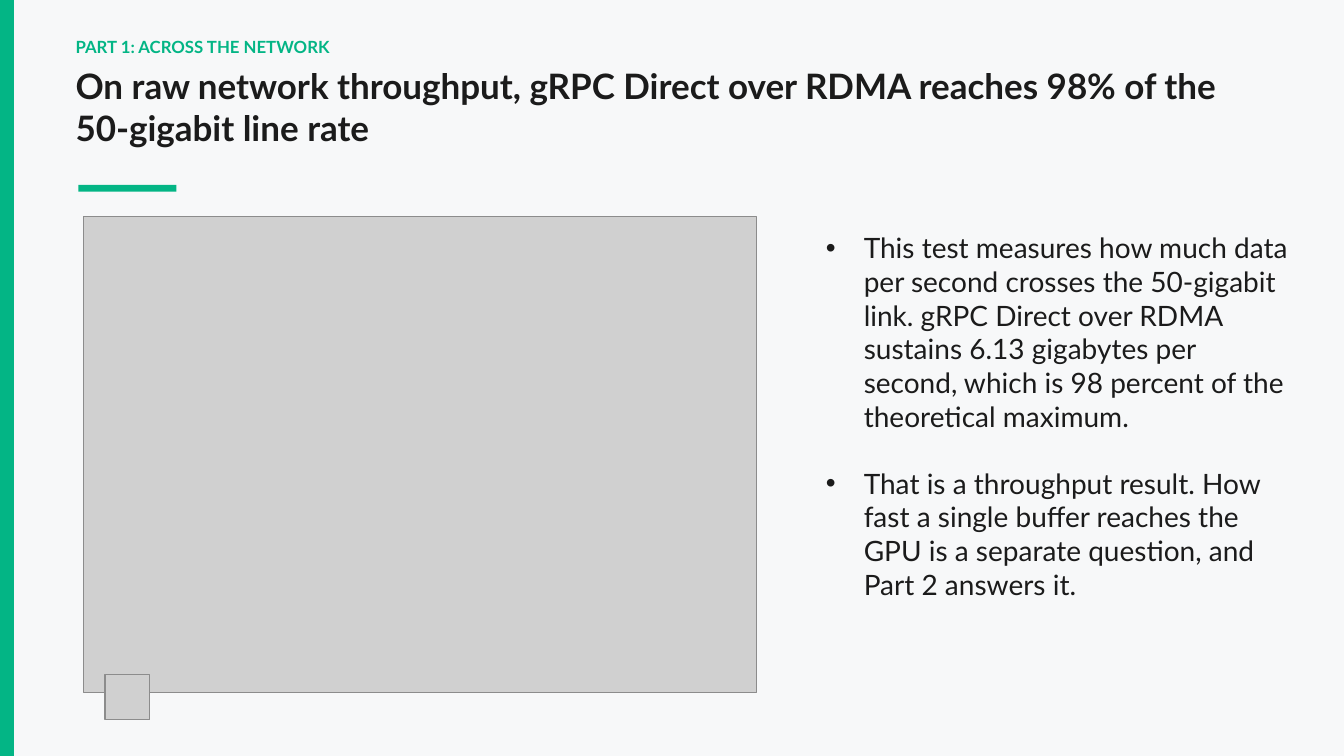
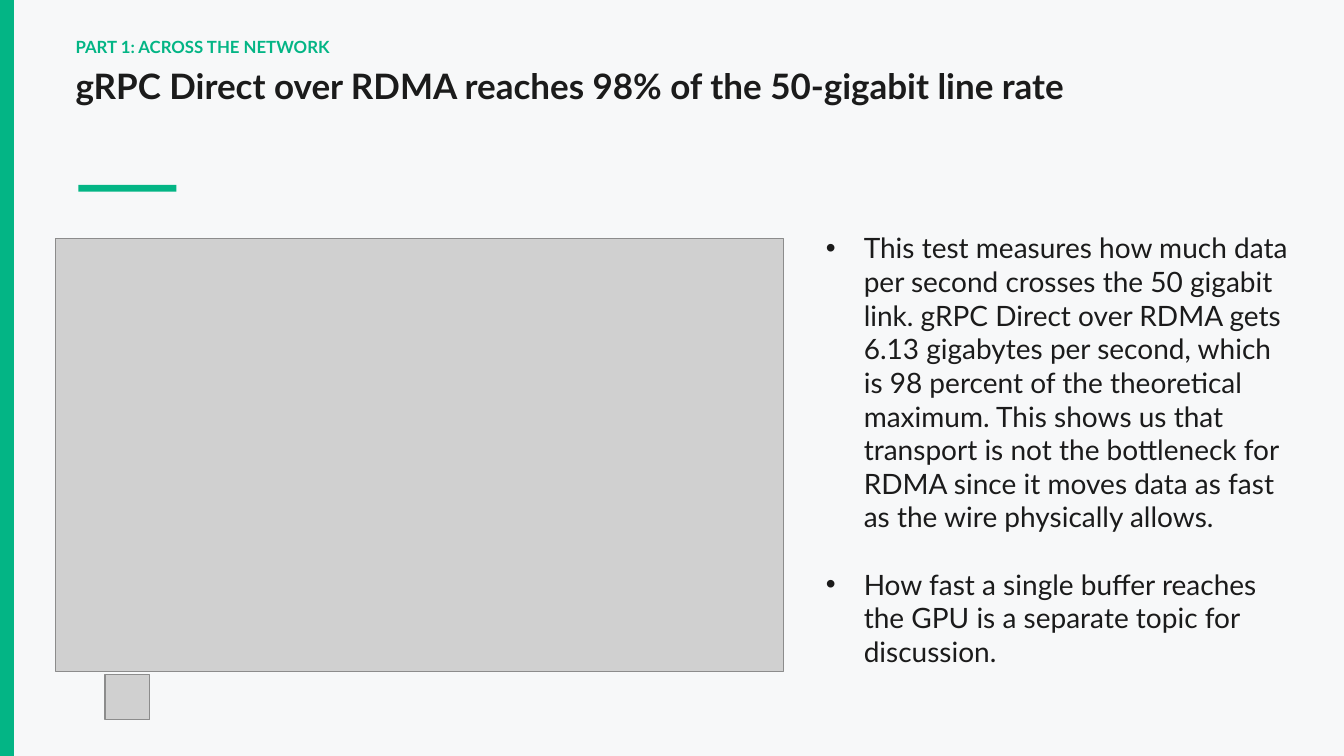
Before and after one commit to dvthomas01/DAQIRI_v_GRPC, a slide deck: slide 5 of presentation/Intern_showcase_Dami.pptx. Drawn at 1344x756 pixels with LibreOffice and Linux fonts; fonts in the diff are those of the drawing; grey boxes stand for pictures. Boxes give left, top, right and bottom in pixels: in the first picture for what was removed or moved away, otherwise in the second. Text is boxed around its words. In the diff, an @@ line names an element or a change of style, - is before the commit and + after.

```diff
--- a/presentation/Intern_showcase_Dami.pptx
+++ b/presentation/Intern_showcase_Dami.pptx
@@ text at (76,73,1064,106): text changed @@
-On raw network throughput, gRPC Direct over RDMA reaches 98% of the 50-gigabit line rate
+gRPC Direct over RDMA reaches 98% of the 50-gigabit line rate
@@ picture: place and size @@
-picture at (84,217,756,693)
+picture at (56,239,784,671)
@@ text at (864,237,1287,663): text changed @@
-• This test measures how much data per second crosses the 50-gigabit link. gRPC Direct over RDMA sustains 6.13 gigabytes per second, which is 98 percent of the theoretical maximum.
-• That is a throughput result. How fast a single buffer reaches the GPU is a separate question, and Part 2 answers it.
+• This test measures how much data per second crosses the 50 gigabit link. gRPC Direct over RDMA gets 6.13 gigabytes per second, which is 98 percent of the theoretical maximum. This shows us that transport is not the bottleneck for RDMA since it moves data as fast as the wire physically allows.
+• How fast a single buffer reaches the GPU is a separate topic for discussion.
```
Also in this commit, not shown: 5 other slides changed, 6 slides added, 2 slides removed, 7 other files.
